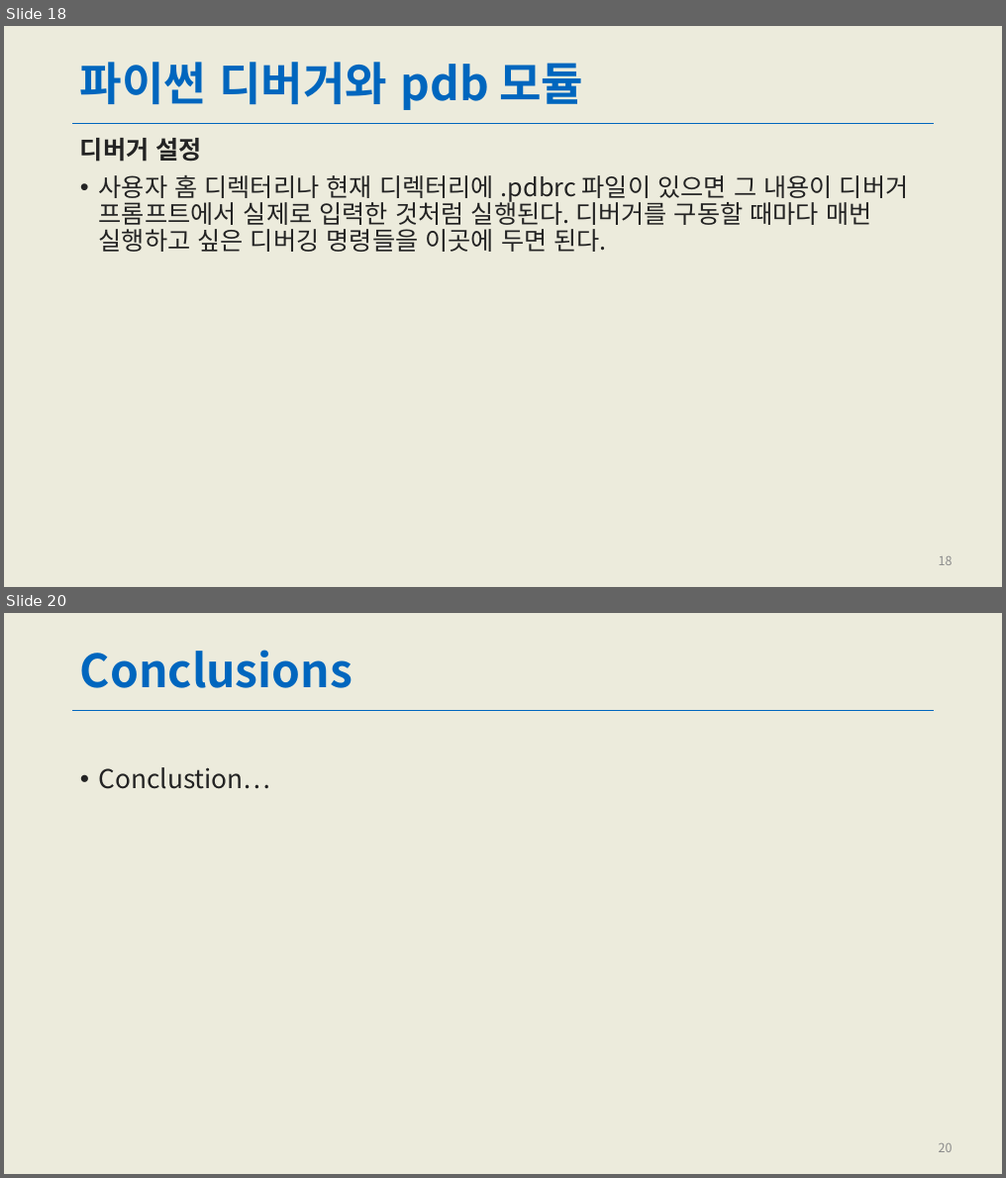
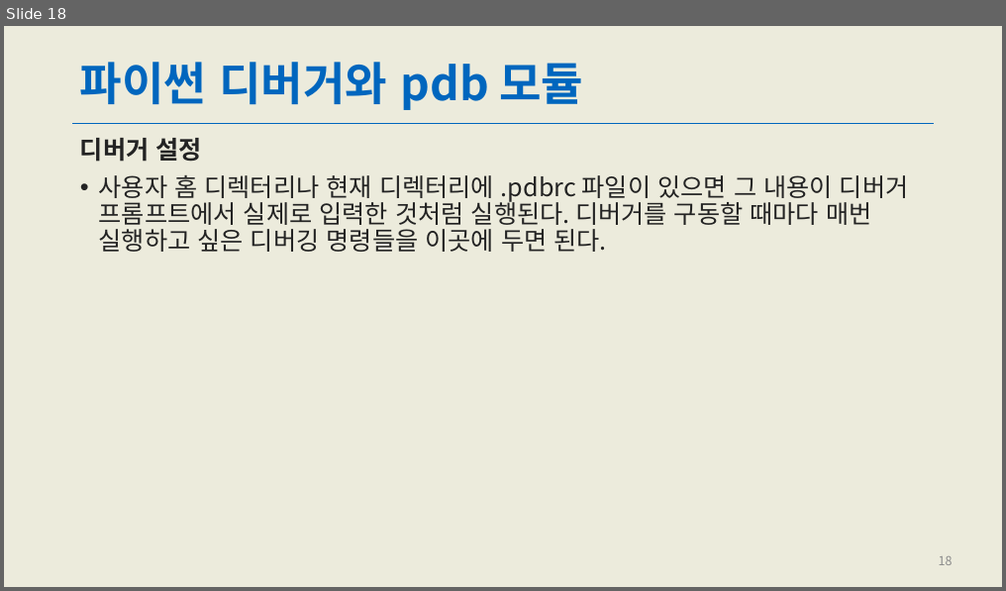
Before and after one commit to kai1945/PythonBasicStudy, a slide deck: PPT/Ch11_테스트,디버깅,프로파일링과 튜닝.pptx. Shown one above the other, each under a label of ours: slides 18 and 20 before the commit, slide 18 after it; the slides between them are not shown. The pictures are 1006x1178 and 1006x591 pixels, drawn with LibreOffice and Linux fonts; fonts in the diff are those of the drawing. Boxes give left, top, right and bottom in pixels: in the first picture for what was removed or moved away, otherwise in the second. Text is boxed around its words. In the diff, an @@ line names an element or a change of style, - is before the commit and + after.

```diff
--- a/PPT/Ch11_테스트,디버깅,프로파일링과 튜닝.pptx
+++ b/PPT/Ch11_테스트,디버깅,프로파일링과 튜닝.pptx
@@ slide 20 removed at [4, 613, 1002, 1174], background #ECEBDC; not listed: 1 template element that a slide beside it also shows @@
@@ title removed at [80, 650, 352, 688] @@
-Conclusions
@@ text removed at [99, 767, 271, 789] @@
-• Conclustion…
@@ page number removed at [939, 1144, 952, 1153] @@
-20
```
Also in this commit, not shown: 2 slides changed, 6 slides added, 1 other slide removed.
